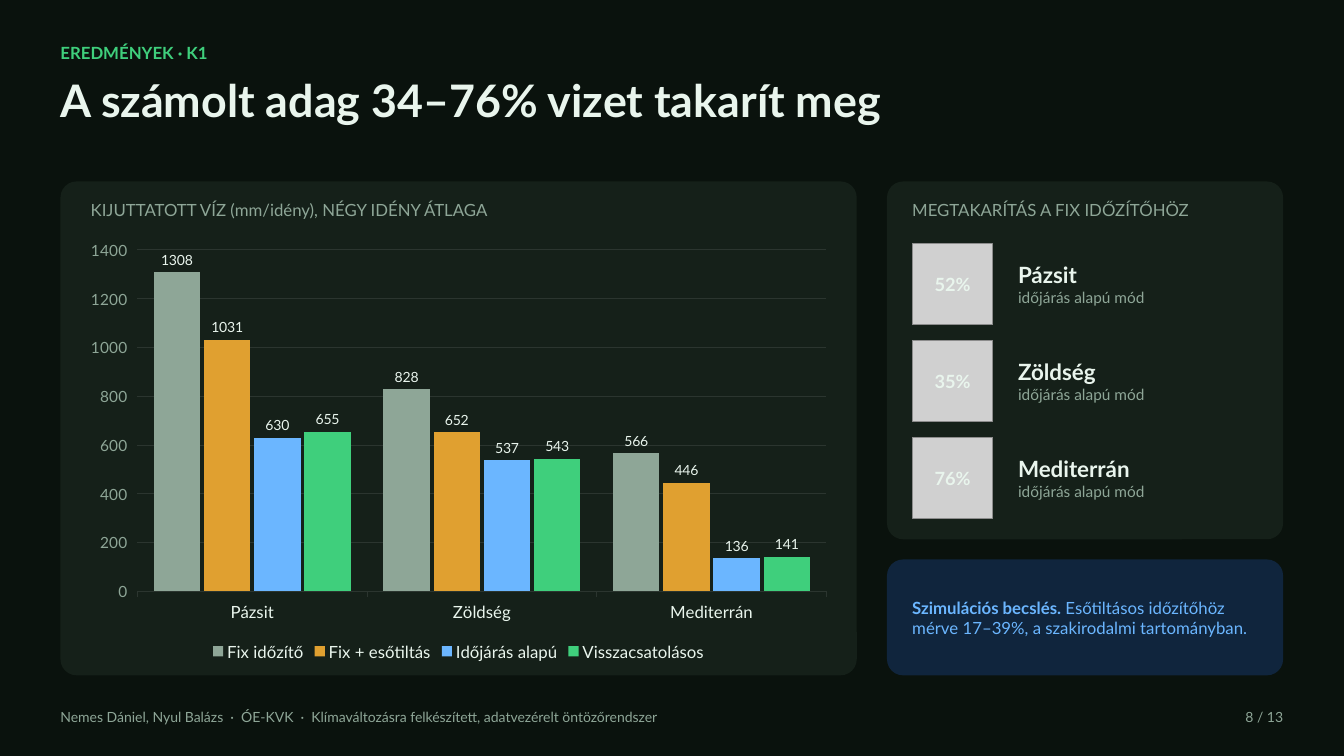
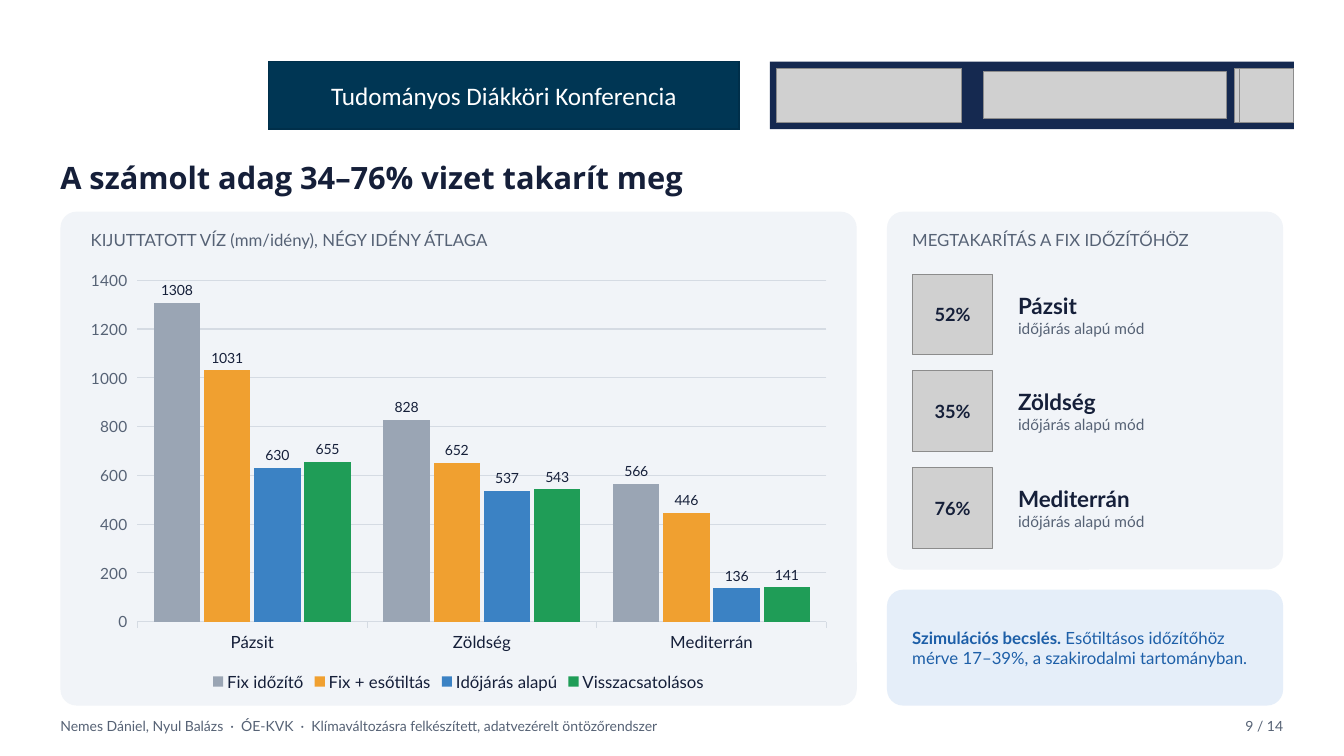
Before and after one commit to CITROMOSEPER/4-zone-irrigation-system-2026-TDK-Project, a slide deck: slide 9 of TDK_prezentacio_ND_NyB.pptx (slide 8 before the commit). Drawn at 1344x756 pixels with LibreOffice and Linux fonts; fonts in the diff are those of the drawing; grey boxes stand for pictures; background and template pictures are left out. Boxes give left, top, right and bottom in pixels: in the first picture for what was removed or moved away, otherwise in the second. Text is boxed around its words. In the diff, an @@ line names an element or a change of style, - is before the commit and + after.

```diff
--- a/TDK_prezentacio_ND_NyB.pptx
+++ b/TDK_prezentacio_ND_NyB.pptx
@@ background #0A120D to #FFFFFF at 36% opacity @@
@@ text removed at [60,45,207,59] @@
-EREDMÉNYEK · K1
@@ rectangle added at [269,62,740,129], fill #003654, outline #002F4A 1 pt, 18 pt, text #FFFFFF @@
+Tudományos Diákköri Konferencia
@@ rectangle added at [770,62,1295,129], fill #152950 @@
@@ picture added at [776,69,962,122] @@
@@ picture added at [983,72,1226,119] @@
@@ picture added at [1234,69,1288,122] @@
@@ picture added at [1240,69,1294,122] @@
@@ text "A számolt adag 34–76% vizet ...": place and size @@
-text "A számolt adag 34–76% vizet ..." at [60,83,881,125]
+text "A számolt adag 34–76% vizet ..." at [60,165,683,197]
@@ text "A számolt adag 34–76% vizet ..." at [60,165,683,197]: size 32 to 22 pt, font Lato to Open Sans, text colour #E9F5ED to #151F39; line spacing 1 to 0.9; more space between paragraphs; vertical alignment top to bottom @@
@@ rounded rectangle at [60,212,857,706]: fill #152019 to #F1F4F8 @@
@@ rounded rectangle at [887,212,1284,570]: fill #152019 to #F1F4F8 @@
@@ text colour #8EA697 to #566275 in 3 elements at [60,719,657,734], [91,232,487,249], [912,232,1189,246] @@
@@ column chart at [76,262,842,696] @@
@@ colour of Fix időzítő #8EA697 to #9AA5B4 @@
@@ data labels of Fix időzítő changed @@
@@ colour of Fix + esőtiltás #E0A030 to #F0A030 @@
@@ data labels of Fix + esőtiltás changed @@
@@ colour of Időjárás alapú #6BB6FF to #3B82C4 @@
@@ data labels of Időjárás alapú changed @@
@@ colour of Visszacsatolásos #3FCF7C to #1F9D57 @@
@@ data labels of Visszacsatolásos changed @@
@@ legend changed @@
@@ category axis changed @@
@@ value axis changed @@
@@ lettering changed @@
@@ picture removed at [912,244,993,325] @@
@@ picture added at [912,274,993,355] @@
@@ text "Pázsit" at [1018,297,1144,337]: text colour #E9F5ED to #151F39 in "Pázsit"; text colour #8EA697 to #566275 in "időjárás alapú mód" @@
@@ text added at [935,307,971,321], 13 pt, text #151F39, bold @@
+52%
@@ picture removed at [912,341,993,421] @@
@@ picture added at [912,371,993,452] @@
@@ text "Zöldség" at [1018,393,1144,433]: text colour #E9F5ED to #151F39 in "Zöldség"; text colour #8EA697 to #566275 in "időjárás alapú mód" @@
@@ text added at [935,404,971,418], 13 pt, text #151F39, bold @@
+35%
@@ picture removed at [912,438,993,518] @@
@@ picture added at [912,468,993,548] @@
@@ text "Mediterrán" at [1018,490,1144,530]: text colour #E9F5ED to #151F39 in "Mediterrán"; text colour #8EA697 to #566275 in "időjárás alapú mód" @@
@@ text added at [935,501,971,515], 13 pt, text #151F39, bold @@
+76%
@@ 6 texts, 3 rounded rectangles, 1 column chart: place and size @@
-6 texts, 3 rounded rectangles, 1 column chart at [60,181,1284,676]
+6 texts, 3 rounded rectangles, 1 column chart at [60,212,1284,706]
@@ rounded rectangle at [887,590,1284,706]: fill #10253D to #E5EEF9 @@
@@ text "Szimulációs becslés. Esőtiltásos időzítőhöz mérve ..." at [912,631,1247,667]: text colour #6BB6FF to #1D5FA8 @@
@@ text "Nemes Dániel, Nyul Balázs · ...": place and size @@
-text "Nemes Dániel, Nyul Balázs · ..." at [60,710,657,725]
+text "Nemes Dániel, Nyul Balázs · ..." at [60,719,657,734]
@@ text removed at [1245,712,1283,722] @@
-8 / 13
@@ text added at [1245,721,1283,731], 10 pt, text #566275 @@
+9 / 14
```
Also in this commit, not shown: 12 other slides changed, 1 slide added, 3 other files.
